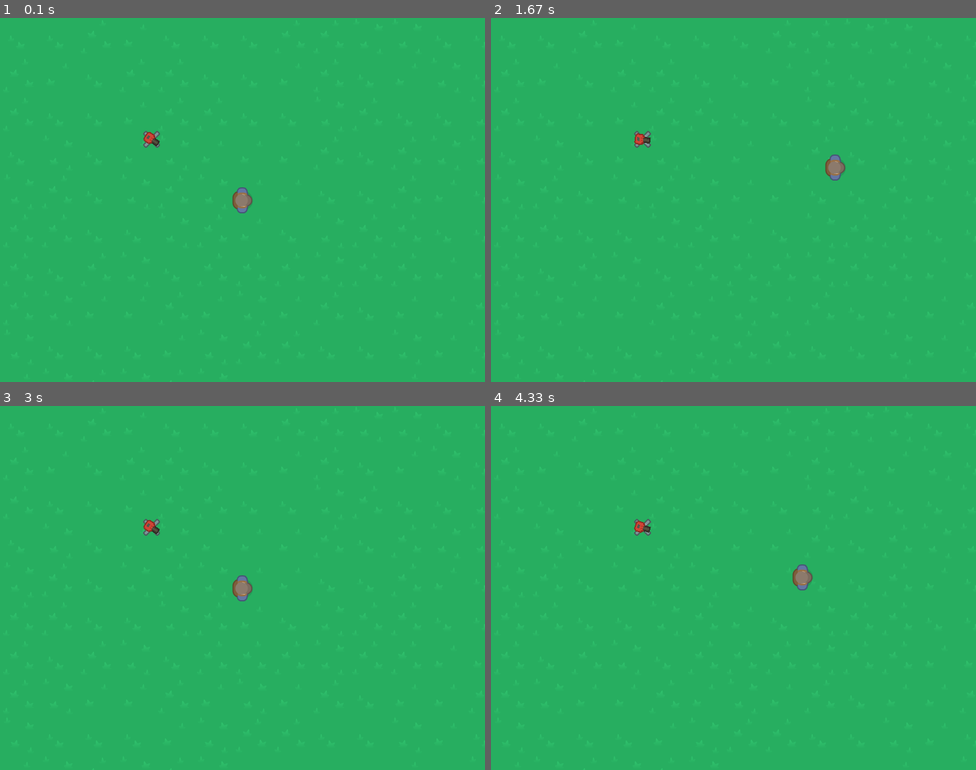
Above: before the commit, frames 1-4 (two rows, left to right).
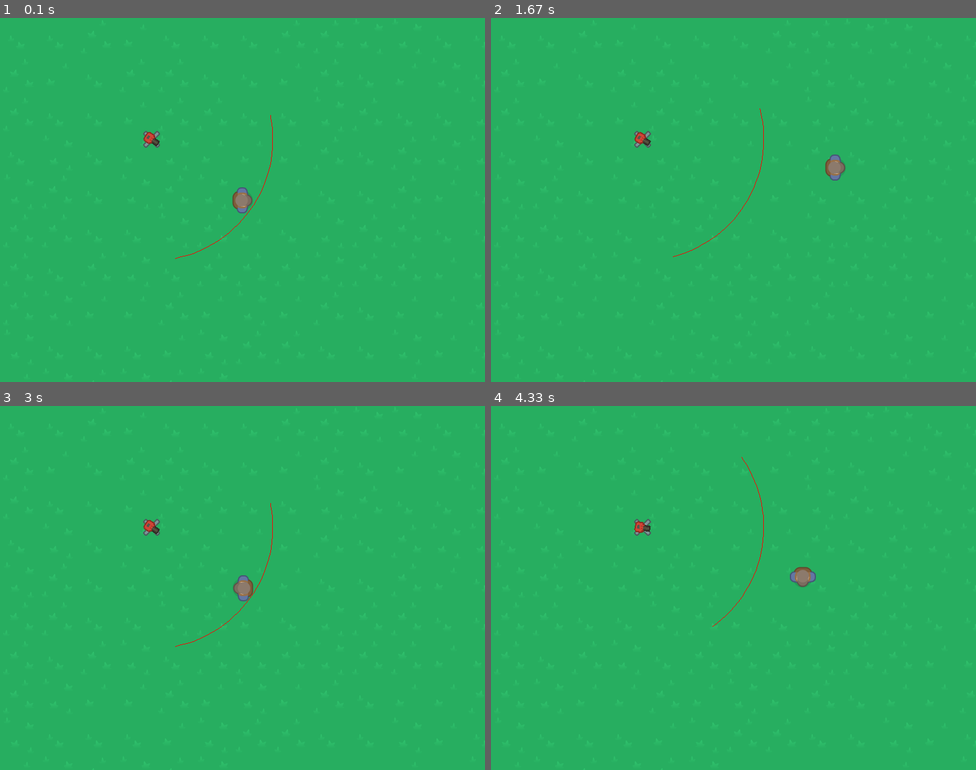
Above: after the commit, the same moments.

Repository: osbe21/line-of-sight-pygame
Game: pygame game, started from finished.py
The game is run twice, just before and just after one commit, with the same random seed, the same clock (stepped at 60 frames per second) and the same inputs.
Inputs:
- Up to frame 1 (0.1 s): no input
- Up to frame 2 (1.67 s): hold D 0.33-0.8 s; hold W 0.83-1.13 s; hold D 1.17-1.63 s
- Up to frame 3 (3 s): hold A 1.67-2.2 s; hold S 2.23-2.53 s; hold A 2.57-2.97 s
- Up to frame 4 (4.33 s): hold W 3-3.37 s; hold D 3.4-4.03 s; hold S from 4.07 s (still down)

The runs differ from the first frame. In frame 1, less than 0.1% of the frame differs, in the area x 36-57%, y 26-67%; in frame 2, 0.1%; in frame 3, 0.2%; in frame 4, 0.3%, in the area x 29-67%, y 14-61%.

Commit message:
Added arc visualization + small fixes

Diff:
--- a/finished.py
+++ b/finished.py
@@ -44,6 +44,16 @@
         rotated_gun = pg.transform.rotate(self.gun, self.angle)
         screen.blit(rotated_gun, rotated_gun.get_rect(center=self.position))
 
+        # Draw arc visualization
+        size = self.max_distance * 2
+        arc_rect = pg.Rect(0, 0, size, size)
+        arc_rect.center = self.position
+
+        start_angle = radians(self.angle - self.max_angle/2)
+        stop_angle = radians(self.angle + self.max_angle/2)
+
+        pg.draw.arc(screen, "red", arc_rect, start_angle, stop_angle)
+
 
 pg.init()
 WIDTH, HEIGHT = 800, 600
@@ -53,10 +63,11 @@
 
 player = pg.image.load("sprites/player.png")
 player_rect = player.get_rect(center=(WIDTH // 2, HEIGHT // 2))
+player_rotation = 0
 
 background = pg.Surface((WIDTH, HEIGHT))
 obstacles = []
-turret = Turret(position=(250, 200), angle_deg=0, max_distance=400, max_angle_deg=90)
+turret = Turret(position=(250, 200), angle_deg=0, max_distance=200, max_angle_deg=90)
 
 
 def create_obstacle(pos):
@@ -64,9 +75,7 @@
     rect = image.get_rect(center=pos)
     obstacles.append((image, rect))
 
-    obstacles.append((image, rect))
-
-def update_player_position():
+def update_player():
     speed = 3.5
 
     keys = pg.key.get_pressed()
@@ -75,6 +84,10 @@
 
     if direction.length() > 0:
         player_rect.move_ip(direction.normalize() * speed)
+
+        return -degrees(atan2(direction.y, direction.x))
+
+    return player_rotation
 
 def create_background():
     tiles = [pg.image.load(f"sprites/tile_0{i}.png").convert() for i in range(1, 5)]
@@ -95,20 +108,20 @@
         if event.type == pg.MOUSEBUTTONDOWN:
             create_obstacle(event.pos)
 
-    update_player_position()
+    player_rotation = update_player()
 
     if turret.can_detect_player(player_rect, obstacles):
         # Calculate angle from turret to player
         direction = pg.Vector2(player_rect.center) - turret.position
         turret.angle = -degrees(atan2(direction.y, direction.x))
 
-    screen.fill((0, 0, 0))
-
-    # Draw everything
     screen.blit(background, (0, 0))
     turret.draw(screen)
-    screen.blit(player, player_rect)
     screen.blits(obstacles)
+
+    rotated_player = pg.transform.rotate(player, player_rotation)
+    rotated_rect = rotated_player.get_rect(center=player_rect.center)
+    screen.blit(rotated_player, rotated_rect)
 
     pg.display.flip()
     clock.tick(FPS)
--- /dev/null
+++ b/main.py
@@ -0,0 +1,36 @@
+import pygame as pg
+from random import choice  # Used for making background
+
+
+pg.init()
+WIDTH, HEIGHT = 800, 600
+screen = pg.display.set_mode((WIDTH, HEIGHT))
+clock = pg.time.Clock()
+FPS = 60
+
+background = pg.Surface((WIDTH, HEIGHT))
+
+
+def create_background():
+    tiles = [pg.image.load(f"sprites/tile_0{i}.png").convert() for i in range(1, 5)]
+    tile_size = tiles[0].get_width()
+
+    for x in range(0, WIDTH, tile_size):
+        for y in range(0, HEIGHT, tile_size):
+            background.blit(choice(tiles), (x, y))
+
+
+create_background()
+
+running = True
+while running:
+    for event in pg.event.get():
+        if event.type == pg.QUIT:
+            running = False
+
+    screen.blit(background, (0, 0))
+
+    pg.display.flip()
+    clock.tick(FPS)
+
+pg.quit()
